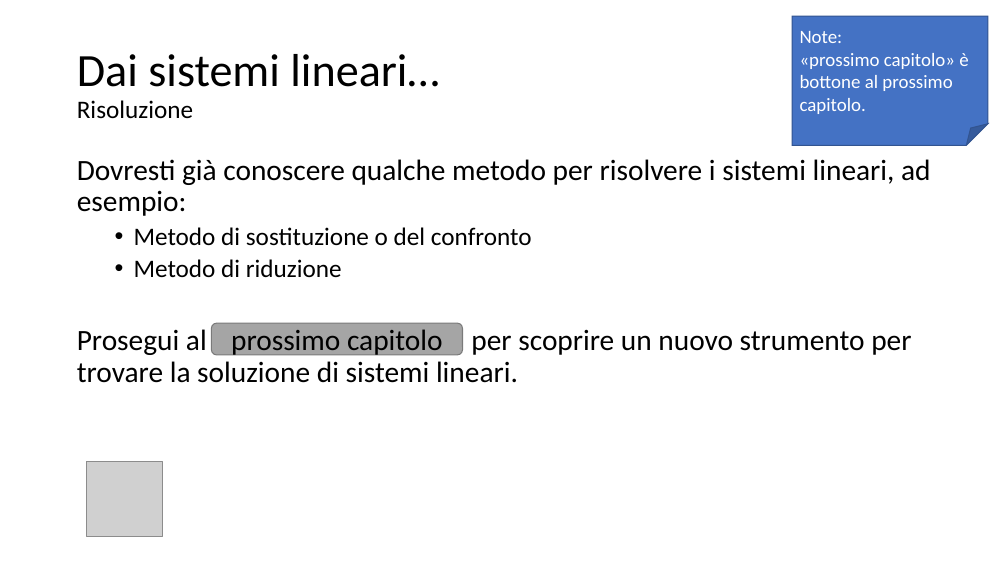
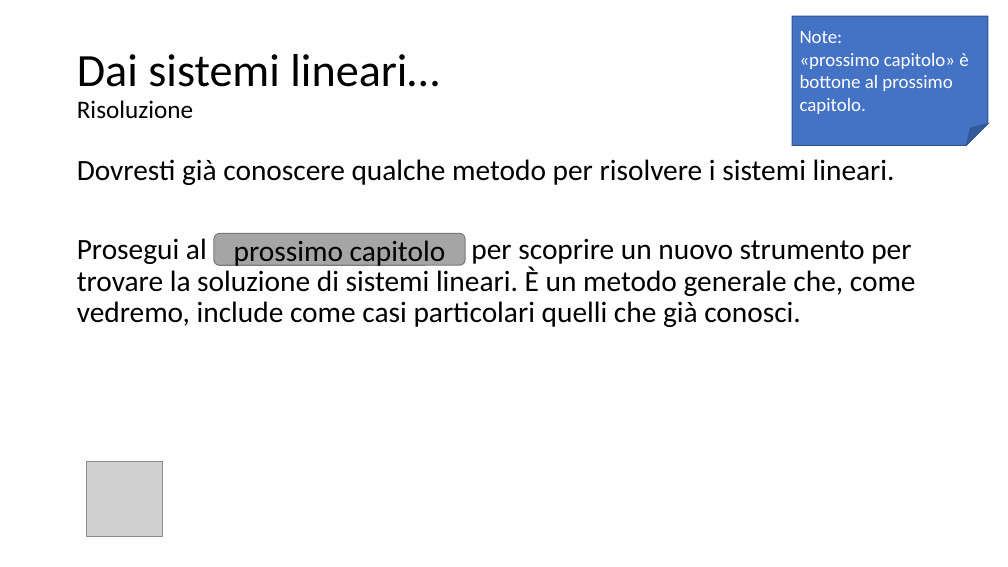
Before and after one commit to matteodelv/GaussLinearSystems, a slide deck: slide 6 of Presentazione.pptx (slide 4 before the commit). Drawn at 1008x567 pixels with LibreOffice and Linux fonts; fonts in the diff are those of the drawing; grey boxes stand for pictures. Boxes give left, top, right and bottom in pixels: in the first picture for what was removed or moved away, otherwise in the second. Text is boxed around its words. In the diff, an @@ line names an element or a change of style, - is before the commit and + after.

Commit message:
Aggiornamento della prima parte sui sistemi

```diff
--- a/Presentazione.pptx
+++ b/Presentazione.pptx
@@ text at <box>77,159,916,327</box>: text changed @@
-Dovresti già conoscere qualche metodo per risolvere i sistemi lineari, ad esempio:
-  • Metodo di sostituzione o del confronto
-  • Metodo di riduzione
-  Prosegui al prossimo capitolo per scoprire un nuovo strumento per trovare la soluzione di sistemi lineari.
+Dovresti già conoscere qualche metodo per risolvere i sistemi lineari.
+  Prosegui al prossimo capitolo per scoprire un nuovo strumento per trovare la soluzione di sistemi lineari. È un metodo generale che, come vedremo, include come casi particolari quelli che già conosci.
@@ rounded rectangle "prossimo capitolo": place and size @@
-rounded rectangle "prossimo capitolo" at <box>212,323,463,355</box>
+rounded rectangle "prossimo capitolo" at <box>214,234,465,265</box>
```
Also in this commit, not shown: 1 other slide changed, 6 slides added, 2 slides removed.
